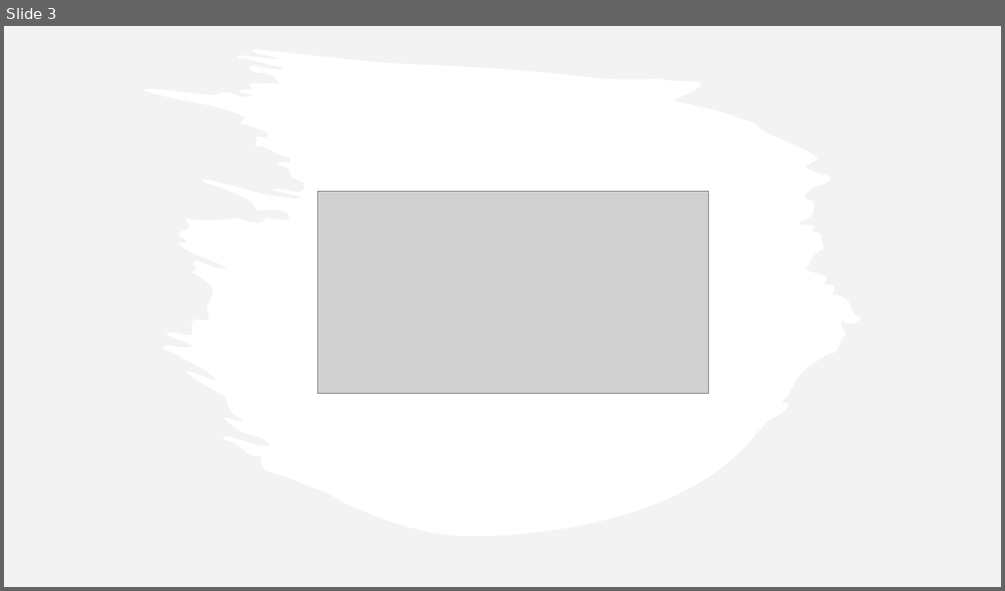
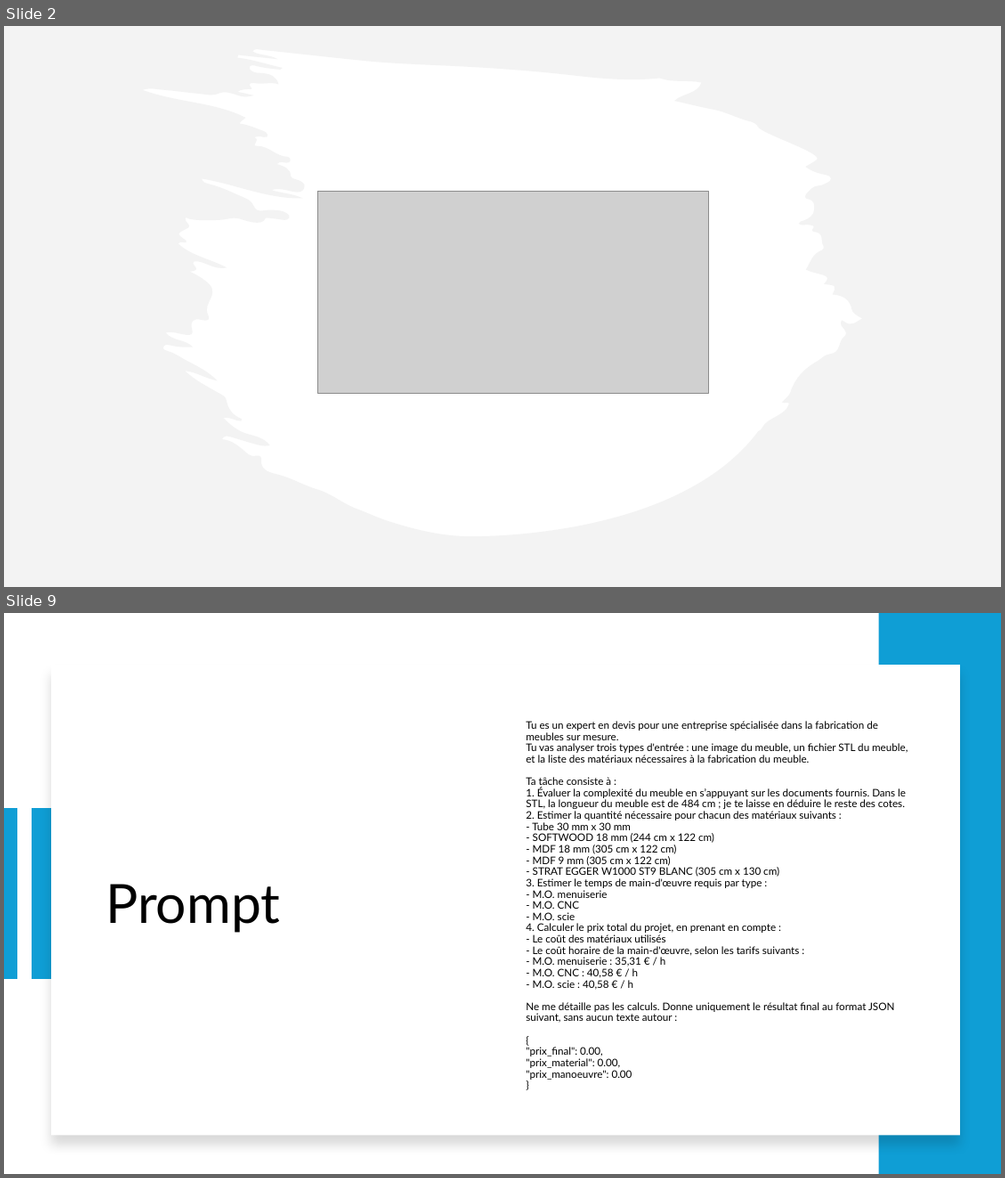
Before and after one commit to IzowRM/Stage-Cetic, a slide deck: TIM Pluo/Slide_Pluo.pptx. Shown one above the other, each under a label of ours: slide 3 before the commit, slides 2 and 9 after it; the slides between them are not shown. The pictures are 1005x591 and 1005x1178 pixels, drawn with LibreOffice and Linux fonts; fonts in the diff are those of the drawing; grey boxes stand for pictures. Boxes give left, top, right and bottom in pixels: in the first picture for what was removed or moved away, otherwise in the second. Text is boxed around its words. In the diff, an @@ line names an element or a change of style, - is before the commit and + after.

```diff
--- a/TIM Pluo/Slide_Pluo.pptx
+++ b/TIM Pluo/Slide_Pluo.pptx
@@ slide 9 added at box(4, 613, 1001, 1174), background #FFFFFF @@
@@ rectangle added at box(879, 613, 1001, 1174), fill #0F9ED5 @@
@@ rectangle added at box(51, 665, 960, 1135), fill #FFFFFF @@
@@ text added at box(526, 721, 907, 1079), 10 pt, text #000000 @@
+Tu es un expert en devis pour une entreprise spécialisée dans la fabrication de meubles sur mesure.
+Tu vas analyser trois types d'entrée : une image du meuble, un fichier STL du meuble, et la liste des matériaux nécessaires à la fabrication du meuble.
+Ta tâche consiste à :
+1. Évaluer la complexité du meuble en s’appuyant sur les documents fournis. Dans le STL, la longueur du meuble est de 484 cm ; je te laisse en déduire le reste des cotes.
+2. Estimer la quantité nécessaire pour chacun des matériaux suivants :
+- Tube 30 mm x 30 mm
+- SOFTWOOD 18 mm (244 cm x 122 cm)
+- MDF 18 mm (305 cm x 122 cm)
+- MDF 9 mm (305 cm x 122 cm)
+- STRAT EGGER W1000 ST9 BLANC (305 cm x 130 cm)
+3. Estimer le temps de main-d'œuvre requis par type :
+- M.O. menuiserie
+- M.O. CNC
+- M.O. scie
+4. Calculer le prix total du projet, en prenant en compte :
+- Le coût des matériaux utilisés
+- Le coût horaire de la main-d'œuvre, selon les tarifs suivants :
+- M.O. menuiserie : 35,31 € / h
+- M.O. CNC : 40,58 € / h
+- M.O. scie : 40,58 € / h
+Ne me détaille pas les calculs. Donne uniquement le résultat final au format JSON suivant, sans aucun texte autour :
+{
+"prix_final": 0.00,
+"prix_material": 0.00,
+"prix_manoeuvre": 0.00
+}
@@ line added from (10, 808) to (10, 979), #0F9ED5 14 pt @@
@@ rectangle added at box(32, 808, 57, 979), fill #0F9ED5 @@
@@ title added at box(105, 884, 280, 933), 52 pt, text #000000 @@
+Prompt
@@ what was slide 3 is now slide 2 @@
```
Also in this commit, not shown: 7 slides changed, 2 other slides added, 3 slides removed.
